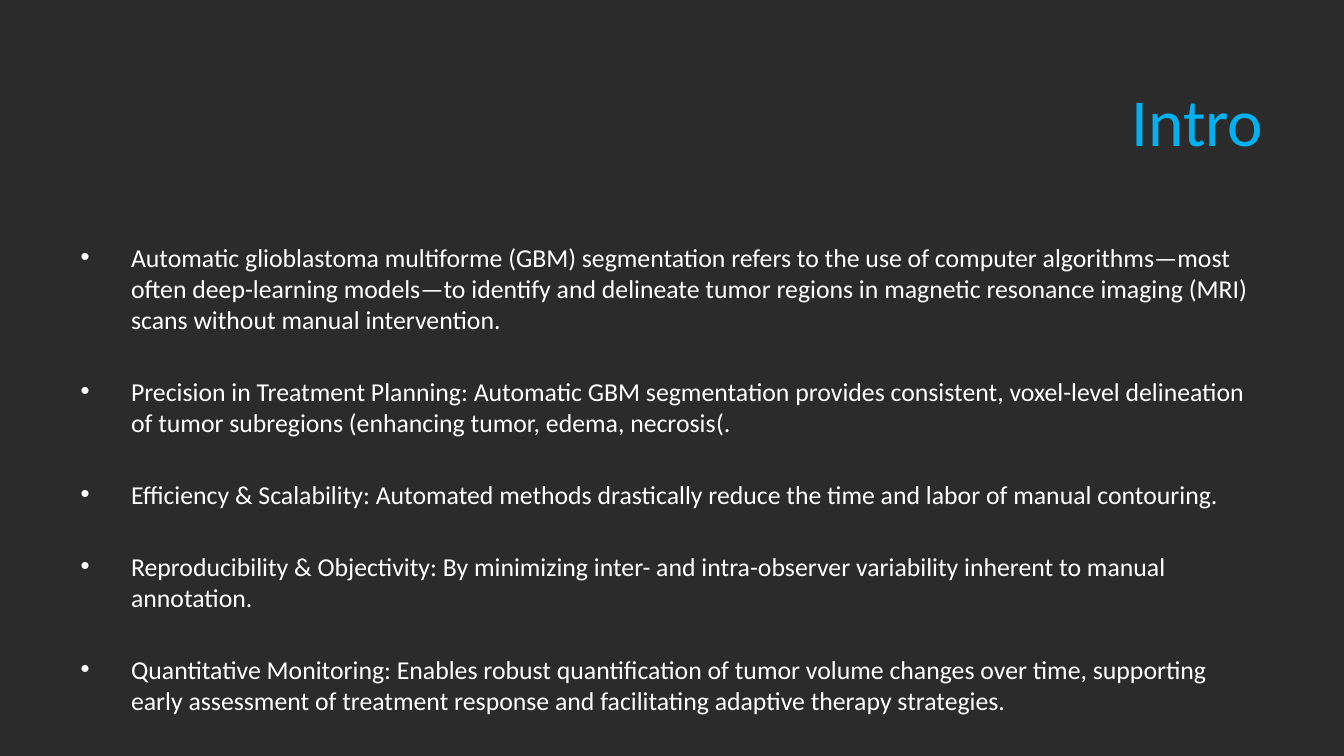
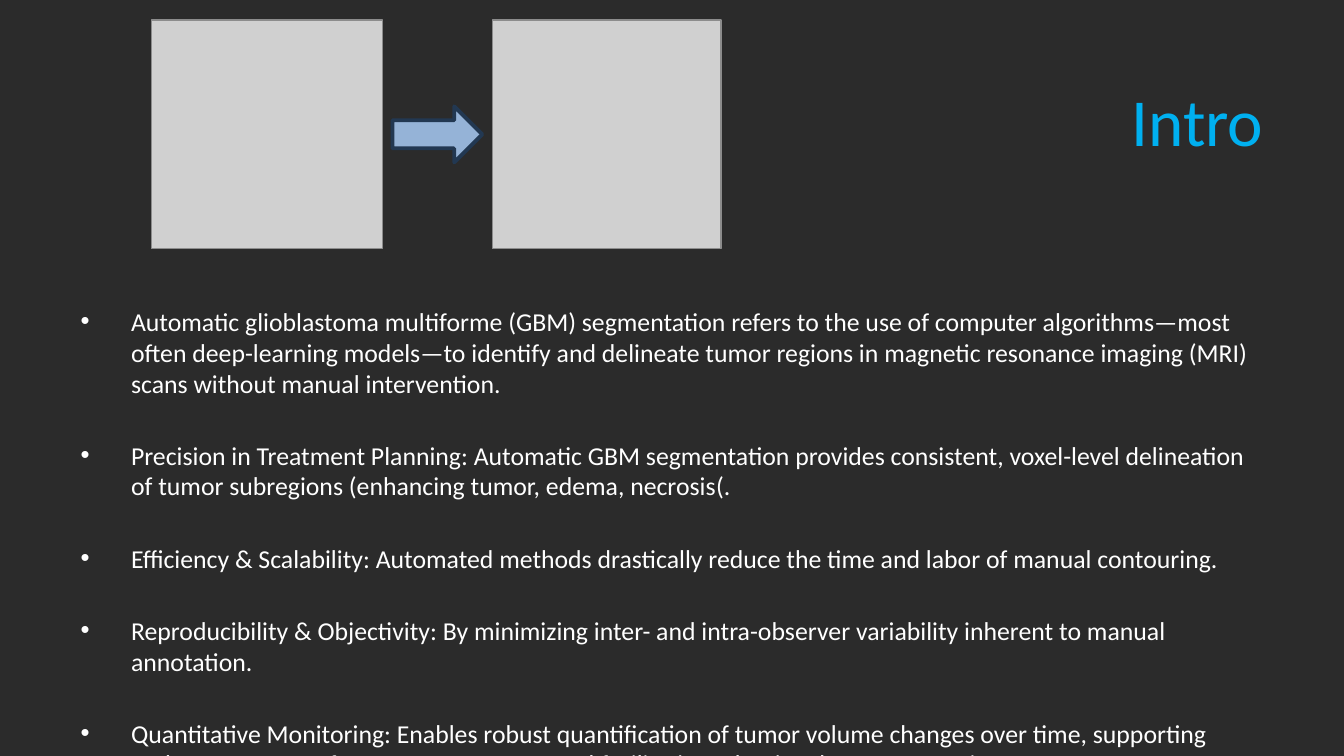
Before and after one commit to daniel-chervin/DS18_FinalProject, a slide deck: slide 2 of ds18_GBM_Autosegmentation.pptx. Drawn at 1344x756 pixels with LibreOffice and Linux fonts; fonts in the diff are those of the drawing; grey boxes stand for pictures; background and template pictures are left out; a plain dark background stands for a picture behind light text. Boxes give left, top, right and bottom in pixels: in the first picture for what was removed or moved away, otherwise in the second. Text is boxed around its words. In the diff, an @@ line names an element or a change of style, - is before the commit and + after.

```diff
--- a/ds18_GBM_Autosegmentation.pptx
+++ b/ds18_GBM_Autosegmentation.pptx
@@ picture added at (152,20,383,249) @@
@@ picture added at (492,20,720,249) @@
@@ right arrow added at (392,106,482,163), fill #95B3D7, outline #233953 2 pt @@
@@ text "Automatic glioblastoma multiforme (GBM) segmentation ..." rewrapped from (131,248,1247,715) to (131,312,1247,748) @@
```
Also in this commit, not shown: 1 other slide changed.
